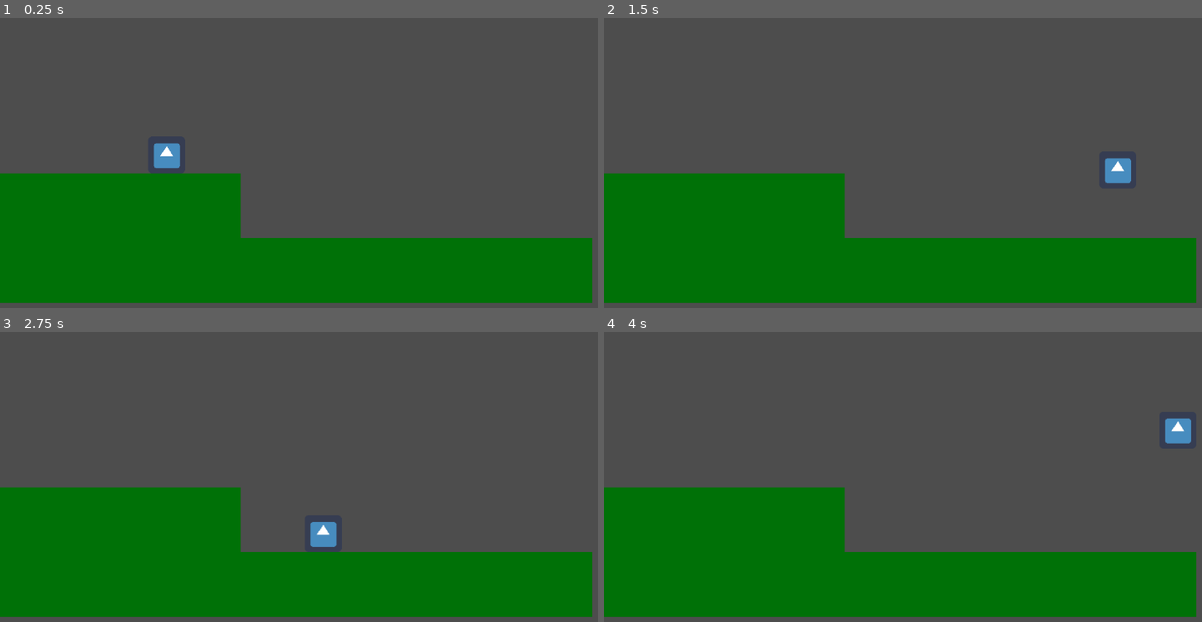
Above: before the commit, frames 1-4 (two rows, left to right).
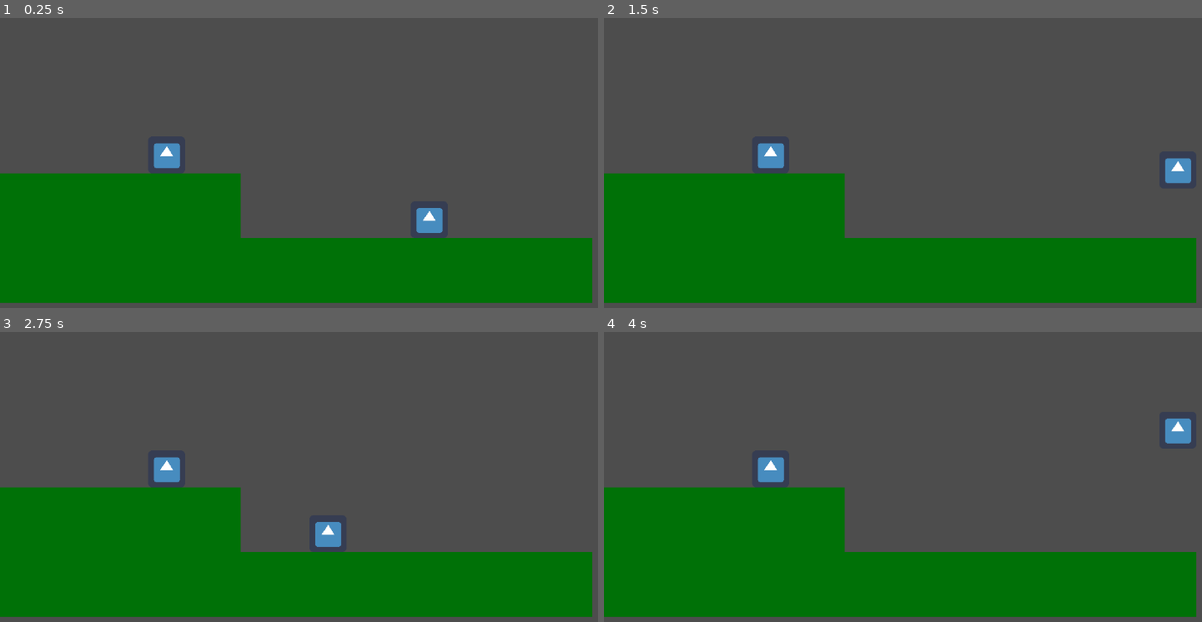
Above: after the commit, the same moments.

Repository: TheNerm/Winter_Game_Jam_23
Game: Godot game, scene res://DemoScene.tscn
The game is run twice, just before and just after one commit, with the same random seed, the same clock (stepped at 60 frames per second) and the same inputs. The engine's default icon, where the game draws it, is replaced by a stand-in: a white triangle on a blue panel in a dark square.
Inputs:
- Up to frame 1 (0.25 s): no input
- Up to frame 2 (1.5 s): tap Enter at 0.5 s; hold Right (move_right, bound only before the commit) from 0.53 s (still down); tap Up (jump, bound only before the commit) at 0.6, 0.77, 1.07, 1.35 s
- Up to frame 3 (2.75 s): tap Up (jump, bound only before the commit) at 1.52, 1.82, 2.1 s; release Right (move_right, bound only before the commit) at 2.03 s; hold Left (move_left, bound only before the commit) from 2.03 s (still down)
- Up to frame 4 (4 s): release Left (move_left, bound only before the commit) at 2.78 s; hold Right (move_right, bound only before the commit) from 2.78 s (still down); tap Up (jump, bound only before the commit) at 2.85, 3.02, 3.32, 3.6, 3.77 s

The runs differ from the first frame. In frame 1, 0.4% of the frame differs, in the area x 69-75%, y 65-75%; in frame 2, 1.2%, in the area x 25-99%, y 43-58%; in frame 3, 0.6%; in frame 4, 0.4%.

Commit message:
added player 2 functionality and initial controller support

Diff:
--- a/DemoScene.tscn
+++ b/DemoScene.tscn
@@ -56,12 +56,28 @@
 position = Vector2(536, -64)
 shape = SubResource("3")
 
-[node name="PlatformerController2D" type="CharacterBody2D" parent="."]
+[node name="player2" type="CharacterBody2D" parent="."]
+position = Vector2(742, 392)
+script = ExtResource("1")
+input_left = "P2move_left"
+input_right = "P2move_right"
+input_jump = "P2jump"
+
+[node name="icon" type="Sprite2D" parent="player2"]
+texture = ExtResource("2")
+
+[node name="CollisionShape2D" type="CollisionShape2D" parent="player2"]
+shape = SubResource("4")
+
+[node name="player1" type="CharacterBody2D" parent="."]
 position = Vector2(288, 320)
 script = ExtResource("1")
+input_left = "P1move_left"
+input_right = "P1move_right"
+input_jump = "P1jump"
 
-[node name="icon" type="Sprite2D" parent="PlatformerController2D"]
+[node name="icon" type="Sprite2D" parent="player1"]
 texture = ExtResource("2")
 
-[node name="CollisionShape2D" type="CollisionShape2D" parent="PlatformerController2D"]
+[node name="CollisionShape2D" type="CollisionShape2D" parent="player1"]
 shape = SubResource("4")
--- a/platformer_controller/platformer_controller.gd
+++ b/platformer_controller/platformer_controller.gd
@@ -79,7 +79,7 @@
 @export var friction = 20
 @export var can_hold_jump : bool = false
 ## You can still jump this many seconds after falling off a ledge.
-@export var coyote_time : float = 0.1
+@export var coyote_time : float = 0.15
 ## Pressing jump this many seconds before hitting the ground will still make you jump.
 ## Only neccessary when can_hold_jump is unchecked.
 @export var jump_buffer : float = 0.1
--- a/project.godot
+++ b/project.godot
@@ -17,19 +17,37 @@
 
 [input]
 
-jump={
+P2jump={
 "deadzone": 0.5,
 "events": [Object(InputEventKey,"resource_local_to_scene":false,"resource_name":"","device":0,"window_id":0,"alt_presse …(181 unchanged characters)…
+, Object(InputEventJoypadButton,"resource_local_to_scene":false,"resource_name":"","device":-1,"button_index":1,"pressure":0.0,"pressed":false,"script":null)
 ]
 }
-move_right={
+P2move_right={
 "deadzone": 0.5,
 "events": [Object(InputEventKey,"resource_local_to_scene":false,"resource_name":"","device":0,"window_id":0,"alt_presse …(181 unchanged characters)…
+, Object(InputEventJoypadMotion,"resource_local_to_scene":false,"resource_name":"","device":-1,"axis":0,"axis_value":1.0,"script":null)
 ]
 }
-move_left={
+P2move_left={
 "deadzone": 0.5,
 "events": [Object(InputEventKey,"resource_local_to_scene":false,"resource_name":"","device":0,"window_id":0,"alt_presse …(181 unchanged characters)…
+, Object(InputEventJoypadMotion,"resource_local_to_scene":false,"resource_name":"","device":-1,"axis":0,"axis_value":-1.0,"script":null)
+]
+}
+P1jump={
+"deadzone": 0.5,
+"events": [Object(InputEventKey,"resource_local_to_scene":false,"resource_name":"","device":-1,"window_id":0,"alt_pressed":false,"shift_pressed":false,"ctrl_pressed":false,"meta_pressed":false,"pressed":false,"keycode":0,"physical_keycode":87,"key_label":0,"unicode":119,"echo":false,"script":null)
+]
+}
+P1move_right={
+"deadzone": 0.5,
+"events": [Object(InputEventKey,"resource_local_to_scene":false,"resource_name":"","device":-1,"window_id":0,"alt_pressed":false,"shift_pressed":false,"ctrl_pressed":false,"meta_pressed":false,"pressed":false,"keycode":0,"physical_keycode":68,"key_label":0,"unicode":100,"echo":false,"script":null)
+]
+}
+P1move_left={
+"deadzone": 0.5,
+"events": [Object(InputEventKey,"resource_local_to_scene":false,"resource_name":"","device":-1,"window_id":0,"alt_pressed":false,"shift_pressed":false,"ctrl_pressed":false,"meta_pressed":false,"pressed":false,"keycode":0,"physical_keycode":65,"key_label":0,"unicode":97,"echo":false,"script":null)
 ]
 }
 
